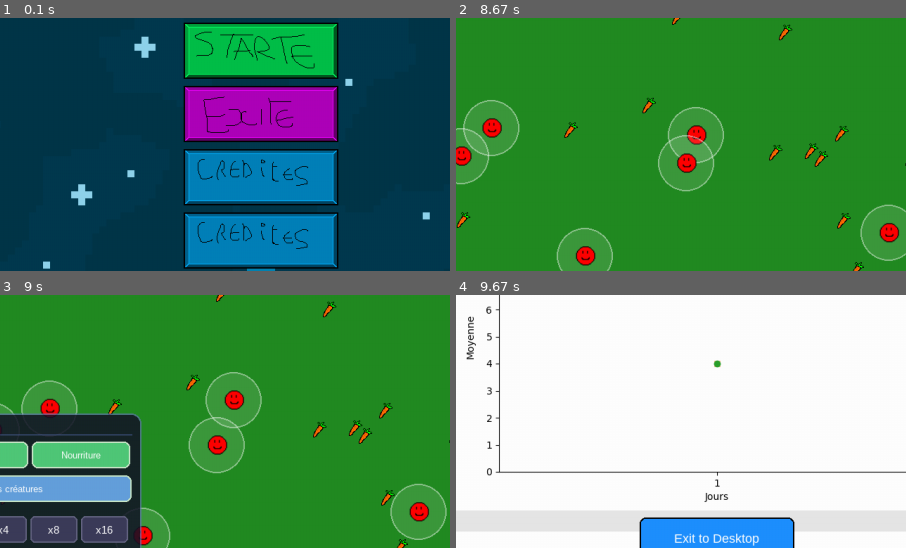
Above: before the commit, frames 1-4 (two rows, left to right).
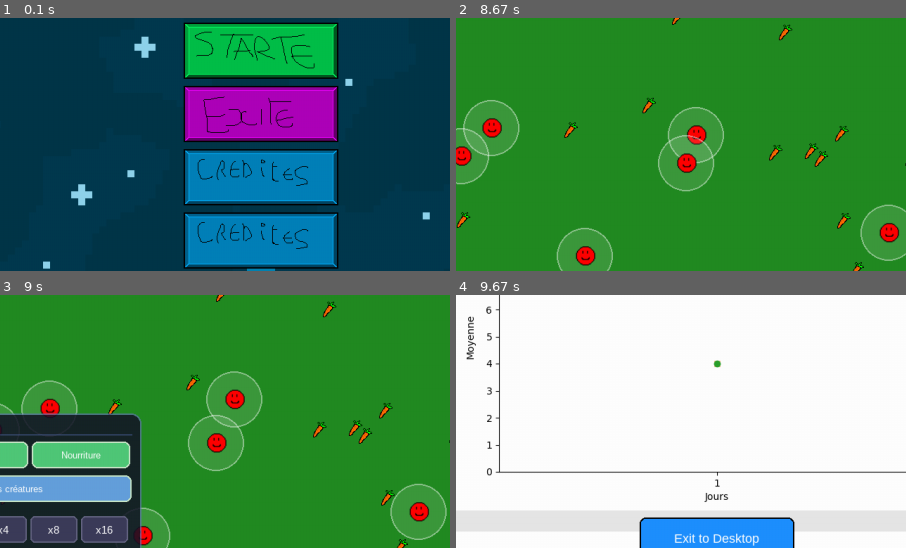
Above: after the commit, the same moments.

Repository: X47C/Trophees-NSI
Game: pygame game, started from main.py
Same seed, same stepped clock (60 frames per second), same inputs: the game is played once before the commit and once after it.
Inputs (mouse positions are % of the whole screen's width and height, from its top left):
- Up to frame 1 (0.1 s): no input
- Up to frame 2 (8.67 s): click (47, 33) at 1.48 s; click "Start" at 1.82 s; press the mouse at (3, 95) at 2.13 s; move the mouse to (24, 61) at 2.23 s; release the mouse at (46, 26) at 2.37 s; click (68, 22) at 2.48 s; press the mouse at (3, 95) at 2.8 s; move the mouse to (31, 54) at 2.9 s; release the mouse at (60, 13) at 3.03 s; press the mouse at (3, 95) at 3.13 s; move the mouse to (14, 82) at 3.23 s; release the mouse at (26, 68) at 3.37 s; press the mouse at (3, 95) at 3.47 s; move the mouse to (23, 88) at 3.57 s; release the mouse at (44, 81) at 3.7 s; press the mouse at (3, 95) at 3.8 s; move the mouse to (15, 88) at 3.9 s; release the mouse at (28, 81) at 4.03 s; press the mouse at (3, 95) at 4.13 s; move the mouse to (29, 59) at 4.23 s; release the mouse at (56, 23) at 4.37 s; press the mouse at (3, 95) at 4.47 s; move the mouse to (24, 67) at 4.57 s; release the mouse at (46, 40) at 4.7 s; press the mouse at (3, 95) at 4.8 s; move the mouse to (43, 55) at 4.9 s; release the mouse at (84, 14) at 5.03 s; press the mouse at (3, 95) at 5.13 s; move the mouse to (25, 71) at 5.23 s; release the mouse at (47, 47) at 5.37 s; press the mouse at (3, 95) at 5.47 s; move the mouse to (13, 77) at 5.57 s; release the mouse at (23, 58) at 5.7 s; press the mouse at (3, 95) at 5.8 s; move the mouse to (29, 65) at 5.9 s; release the mouse at (56, 36) at 6.03 s; press the mouse at (3, 95) at 6.13 s; move the mouse to (23, 77) at 6.23 s; release the mouse at (43, 59) at 6.37 s; press the mouse at (3, 95) at 6.47 s; move the mouse to (29, 65) at 6.57 s; release the mouse at (55, 35) at 6.7 s; press the mouse at (3, 95) at 6.8 s; move the mouse to (38, 90) at 6.9 s; release the mouse at (73, 85) at 7.03 s; press the mouse at (3, 95) at 7.13 s; move the mouse to (26, 91) at 7.23 s; release the mouse at (50, 88) at 7.37 s; press the mouse at (3, 95) at 7.47 s; move the mouse to (22, 75) at 7.57 s; release the mouse at (41, 55) at 7.7 s; press the mouse at (3, 95) at 7.8 s; move the mouse to (42, 91) at 7.9 s; release the mouse at (80, 86) at 8.03 s; press the mouse at (3, 95) at 8.13 s; move the mouse to (40, 70) at 8.23 s; release the mouse at (78, 44) at 8.37 s; press the mouse at (3, 95) at 8.47 s; move the mouse to (36, 70) at 8.57 s
- Up to frame 3 (9 s): release the mouse at (69, 45) at 8.7 s; press the mouse at (3, 95) at 8.8 s; move the mouse to (40, 90) at 8.9 s
- Up to frame 4 (9.67 s): release the mouse at (77, 86) at 9.03 s; click (14, 86) at 9.15 s
The pictures show only the part of the screen within x 21-71%, y 31-81%; the shares and areas given below are measured in that part.

Frames 1-2 are identical in both runs. In frame 3, 1.0% of the frame differs, in the area x 41-59%, y 30-71%; in frame 4, nothing differs.

Commit message:
i<idhliuruf"'gjhfjl

Diff:
--- a/Game/creature.py
+++ b/Game/creature.py
@@ -240,14 +240,14 @@
                     other.ang_vel = getattr(other, "ang_vel", 0.0) * ang_vel_damp + uniform(-jitter, jitter)
 
         # consommation d'énergie par frame
-        base_cost = 0.06
-        coeff_speed = 0.008
-        coeff_size = 0.006
+        base_cost = 0.07
+        coeff_speed = 0.02
+        coeff_size = 0.0055
         coeff_view = 0.005
 
-        speed_cost = coeff_speed * (self.speed ** 2)
-        size_cost = coeff_size * self.size
-        view_cost = coeff_view * self.view
+        speed_cost = coeff_speed * (self.speed ** 2.8/17)
+        size_cost = coeff_size * (self.size** 1.6/12)
+        view_cost = coeff_view * (self.view ** 2/24)
 
         self.energy -= (base_cost + speed_cost + size_cost + view_cost)
 
